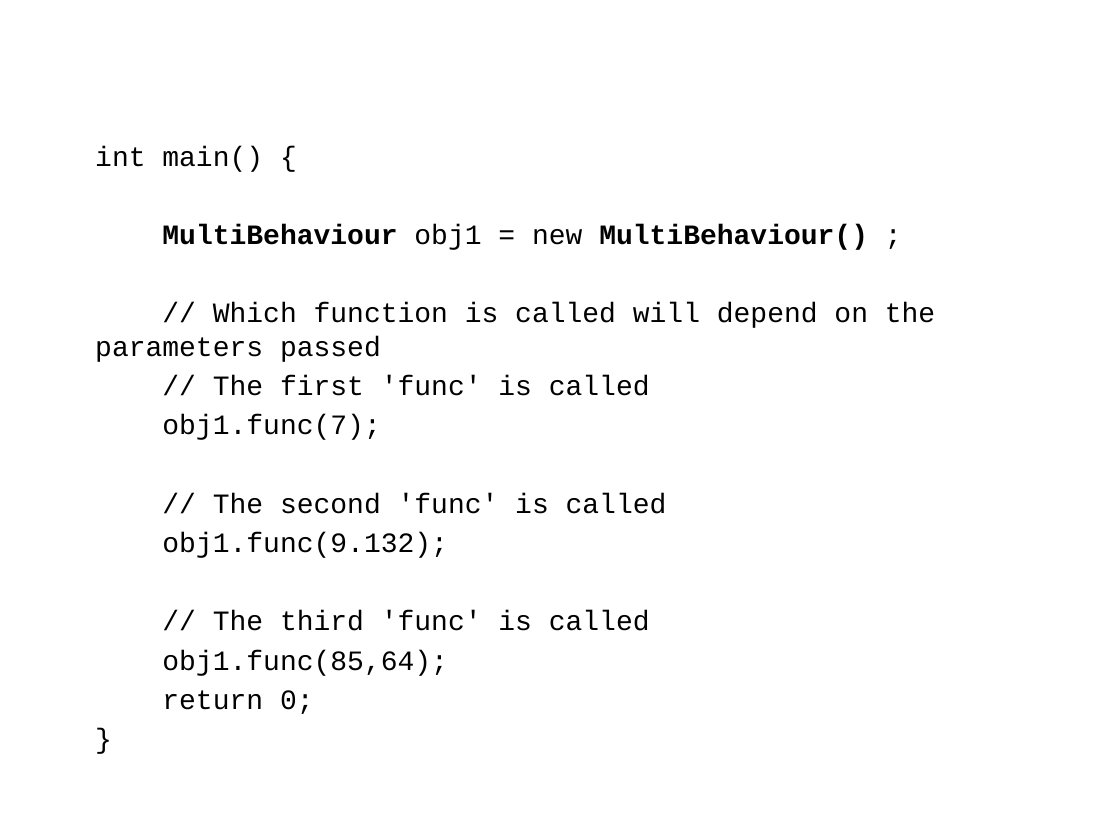
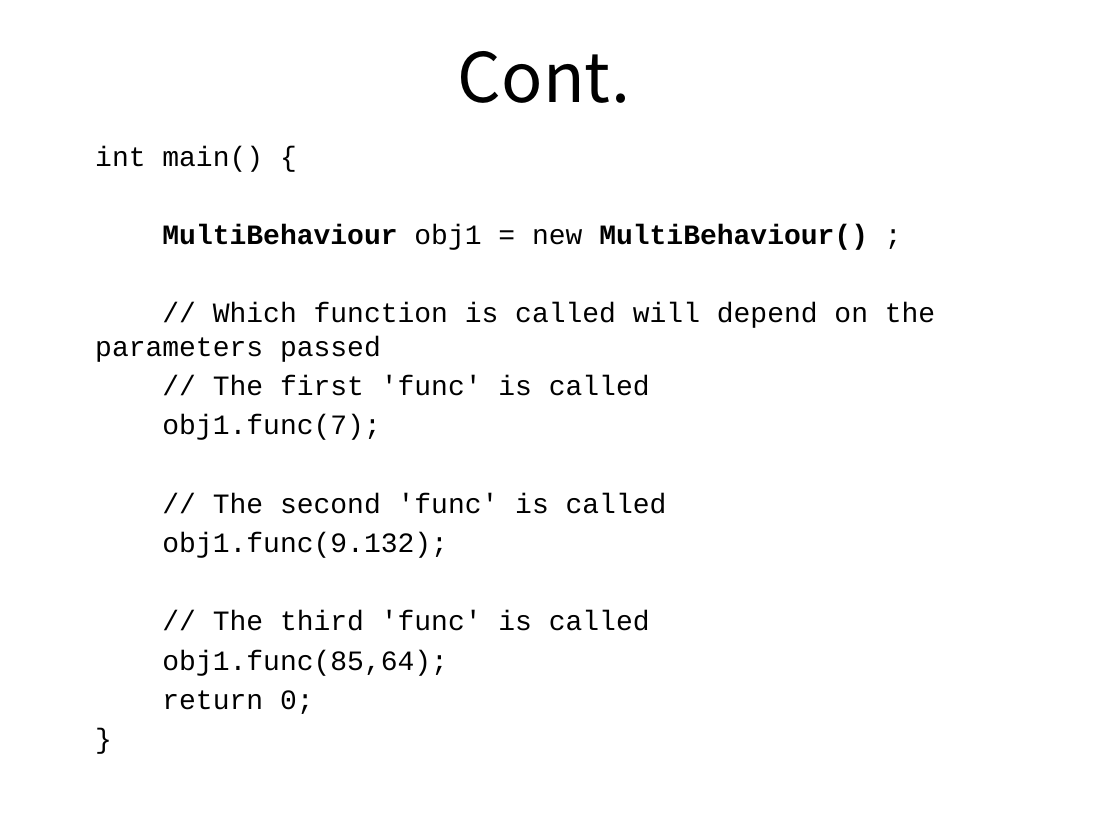
Before and after one commit to pankajfri/Training-Materials, a slide deck: slide 15 of Objected Oriented Programming Concepts Using C++ & Data Structures/OOPs with C++.pptx. Drawn at 1120x840 pixels with LibreOffice and Linux fonts; fonts in the diff are those of the drawing; background and template pictures are left out. Boxes give left, top, right and bottom in pixels: in the first picture for what was removed or moved away, otherwise in the second. Text is boxed around its words. In the diff, an @@ line names an element or a change of style, - is before the commit and + after.

```diff
--- a/Objected Oriented Programming Concepts Using C++ & Data Structures/OOPs with C++.pptx
+++ b/Objected Oriented Programming Concepts Using C++ & Data Structures/OOPs with C++.pptx
@@ title added at (458,51,630,103), 44 pt, text #000000 @@
+Cont.
```
Also in this commit, not shown: 8 other slides changed, 3 other files.
